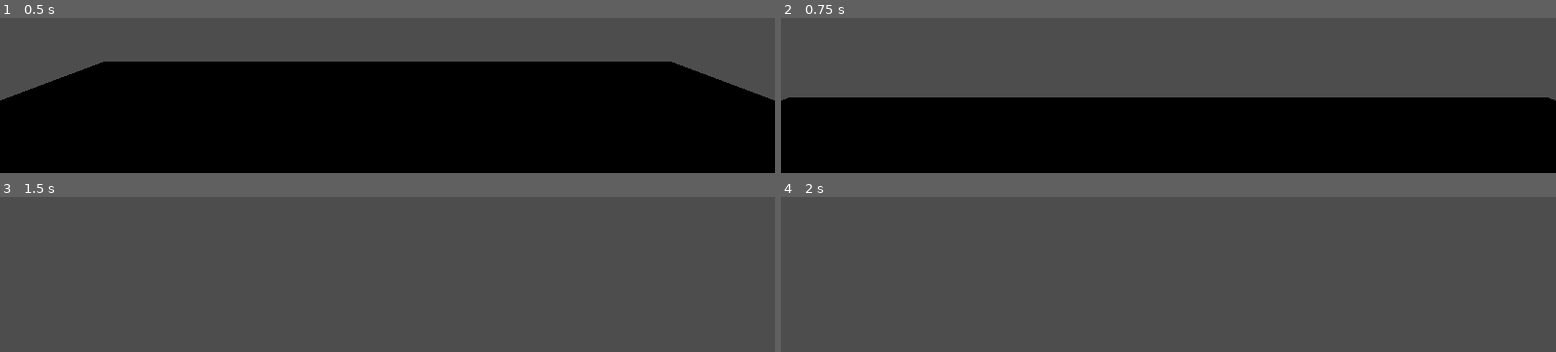
Above: before the commit, frames 1-4 (two rows, left to right).
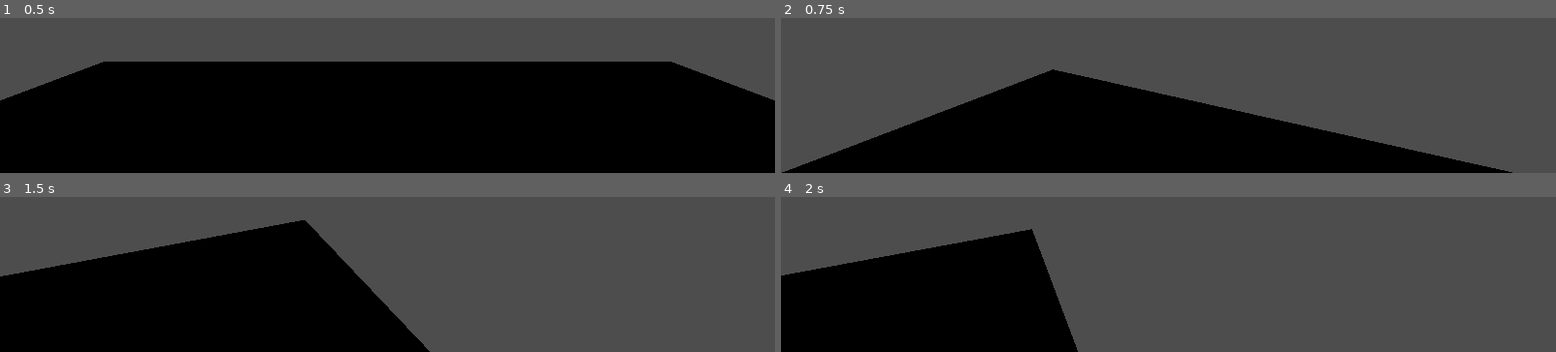
Above: after the commit, the same moments.

Repository: Shatterwaltz/Engrave
Game: Godot game, scene res://Main/Main.tscn
Same seed, same stepped clock (60 frames per second), same inputs: the game is played once before the commit and once after it.
Inputs (mouse positions are in pixels of both pictures, inside the frame that each line leads up to):
- Up to frame 1 (0.5 s): no input
- Up to frame 2 (0.75 s): tap Enter at 0.5 s; move the mouse to (outside the picture) at 0.52 s; hold W (forward) from 0.53 s (still down)
- Up to frame 3 (1.5 s): keep holding W (forward); tap Space (jump) at 0.77, 1.25 s; move the mouse to (outside the picture) at 1.27 s
- Up to frame 4 (2 s): keep holding W (forward); tap Space (jump) at 1.52 s

Frame 1 is identical in both runs. In frame 2, 22% of the frame differs, in the area x 0-100%, y 33-100%; in frame 3, 33%, in the area x 0-56%, y 15-100%; in frame 4, 23%.

Commit message:
camera controls

Diff:
--- a/Player/player.gd
+++ b/Player/player.gd
@@ -3,10 +3,12 @@
 
 const SPEED = 5.0
 const JUMP_VELOCITY = 4.5
+@onready var camera: Camera3D = $Camera3D
+
 
 # Get the gravity from the project settings to be synced with RigidBody nodes.
 var gravity = ProjectSettings.get_setting("physics/3d/default_gravity")
-
+var mousePosition: Vector2
 
 func _physics_process(delta):
 	# Add the gravity.
@@ -29,3 +31,9 @@
 		velocity.z = move_toward(velocity.z, 0, SPEED)
 
 	move_and_slide()
+
+func _input(event):
+	if event is InputEventMouseMotion:
+		rotate_y(deg_to_rad(-event.relative.x * PlayerSettings.sens))
+		camera.rotate_x(deg_to_rad(-event.relative.y * PlayerSettings.sens))
+		camera.rotation.x = clamp(camera.rotation.x, deg_to_rad(-89), deg_to_rad(89))
--- /dev/null
+++ b/player_settings.gd
@@ -0,0 +1,3 @@
+extends Node
+
+var sens: float = 1.0
--- a/project.godot
+++ b/project.godot
@@ -19,6 +19,7 @@
 
 Enums="*res://enums.gd"
 PlayerUtils="*res://player_utils.gd"
+PlayerSettings="*res://player_settings.gd"
 
 [input]
 
